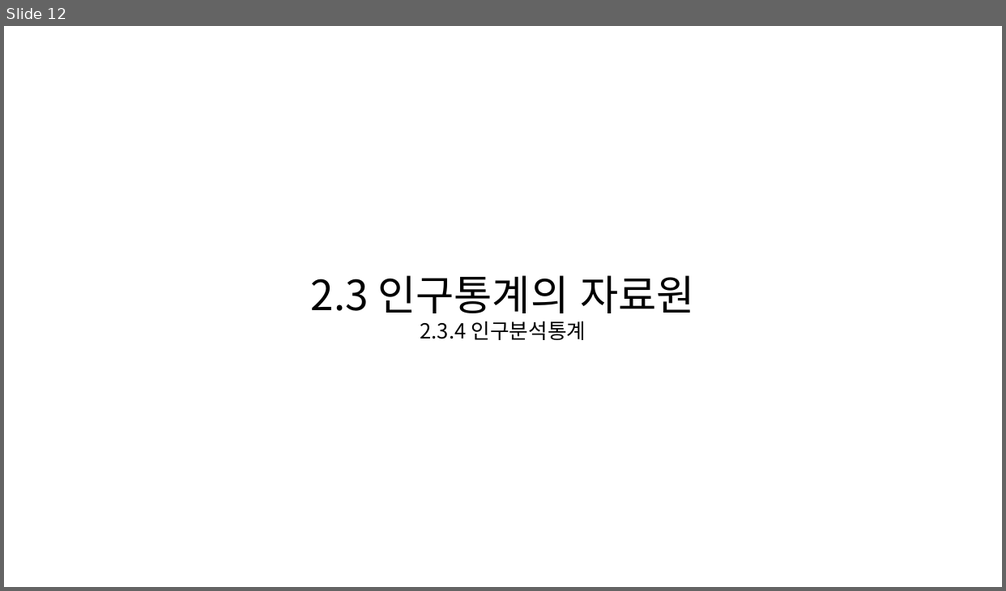
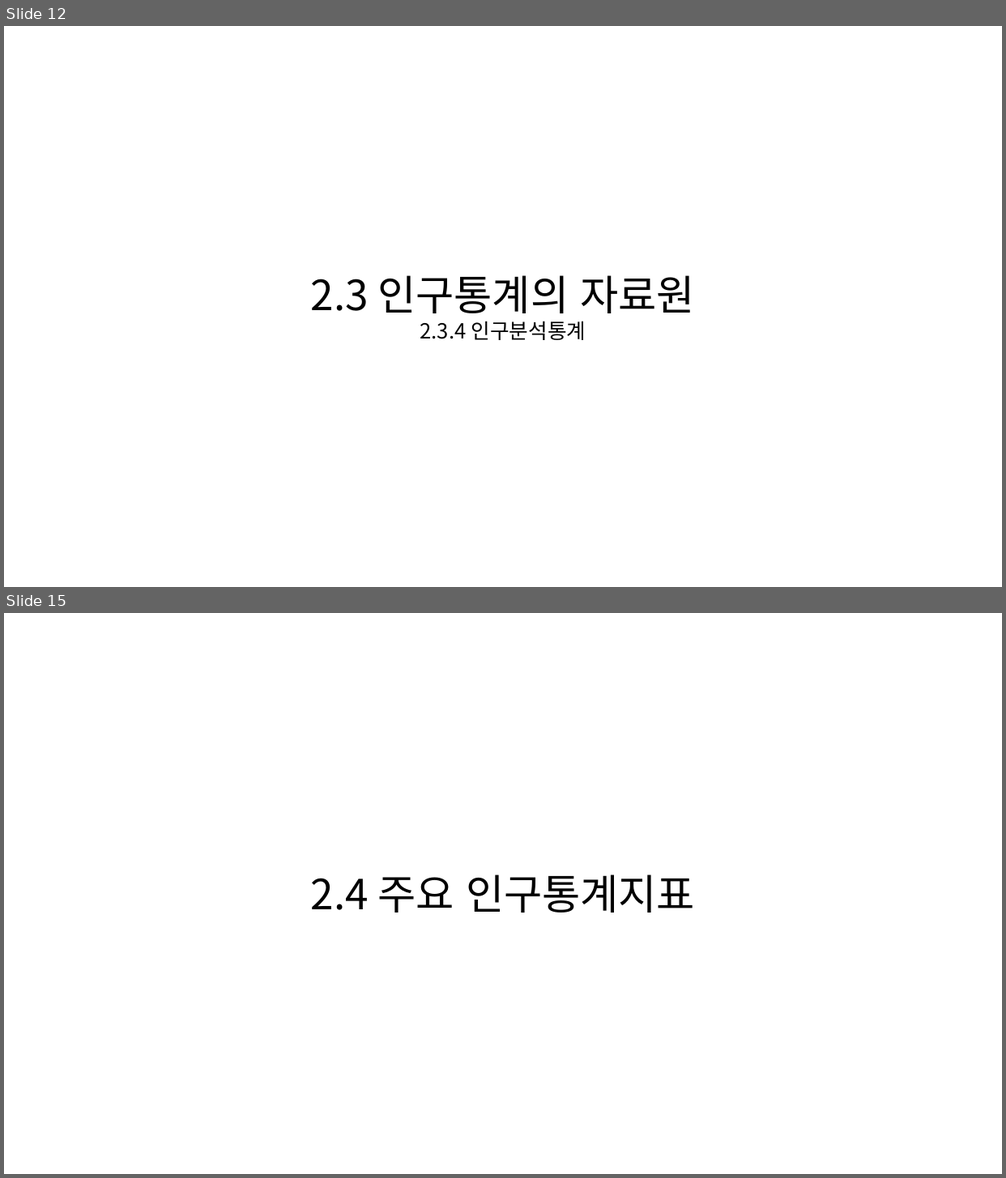
Before and after one commit to KNOU-STUDY/KNOU-UNDERSTANDING-NATIONAL-STATISTICS, a slide deck: previous_question/2장-인구통계.pptx. Shown one above the other, each under a label of ours: slide 12 before the commit, slides 12 and 15 after it; the slides between them are not shown. The pictures are 1006x591 and 1006x1178 pixels, drawn with LibreOffice and Linux fonts; fonts in the diff are those of the drawing. Boxes give left, top, right and bottom in pixels: in the first picture for what was removed or moved away, otherwise in the second. Text is boxed around its words. In the diff, an @@ line names an element or a change of style, - is before the commit and + after.

```diff
--- a/previous_question/2장-인구통계.pptx
+++ b/previous_question/2장-인구통계.pptx
@@ slide 15 added at (4, 613, 1002, 1174), background #FFFFFF @@
@@ text added at (311, 875, 695, 913), 40 pt, text #000000 @@
+2.4 주요 인구통계지표
```
Also in this commit, not shown: 2 slides changed, 4 other slides added.
